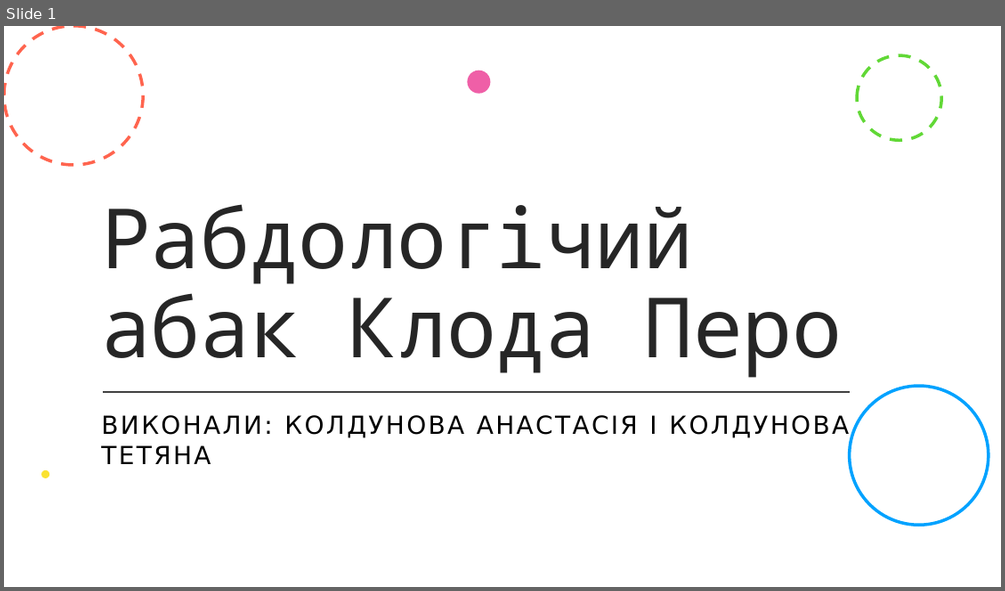
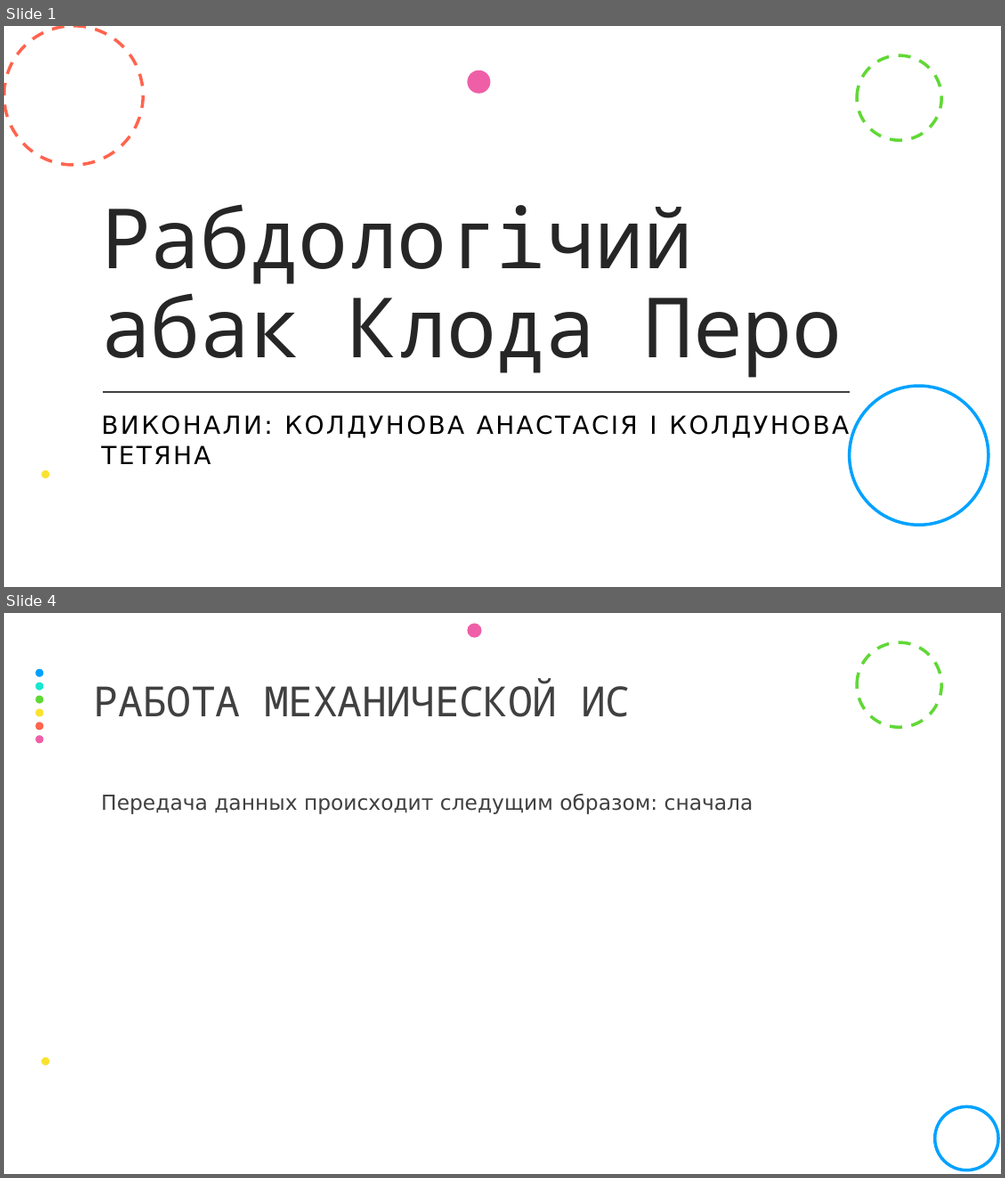
Before and after one commit to blissnyashki/Operating-System.-Laboratory-Work-, a slide deck: Презентация1.pptx. Shown one above the other, each under a label of ours: slide 1 before the commit, slides 1 and 4 after it; the slides between them are not shown. The pictures are 1005x591 and 1005x1178 pixels, drawn with LibreOffice and Linux fonts; fonts in the diff are those of the drawing. Boxes give left, top, right and bottom in pixels: in the first picture for what was removed or moved away, otherwise in the second. Text is boxed around its words. In the diff, an @@ line names an element or a change of style, - is before the commit and + after.

```diff
--- a/Презентация1.pptx
+++ b/Презентация1.pptx
@@ slide 4 added at box(4, 613, 1001, 1174), background #FFFFFF; not listed: 2 template elements that a slide beside it also shows @@
@@ ellipse added at box(467, 624, 481, 638), fill #EF5FA7 @@
@@ group added at box(35, 669, 44, 743): 6 ellipses @@
@@ title added at box(94, 678, 630, 717), 40 pt, text #404040 @@
+РАБОТА МЕХАНИЧЕСКОЙ ИС
@@ text added at box(101, 794, 753, 814), 20 pt, text #404040 @@
+  Передача данных происходит следущим образом: сначала
@@ ellipse added at box(935, 1107, 998, 1170), outline #00A2FF 3 pt @@
```
Also in this commit, not shown: 2 other slides added.
